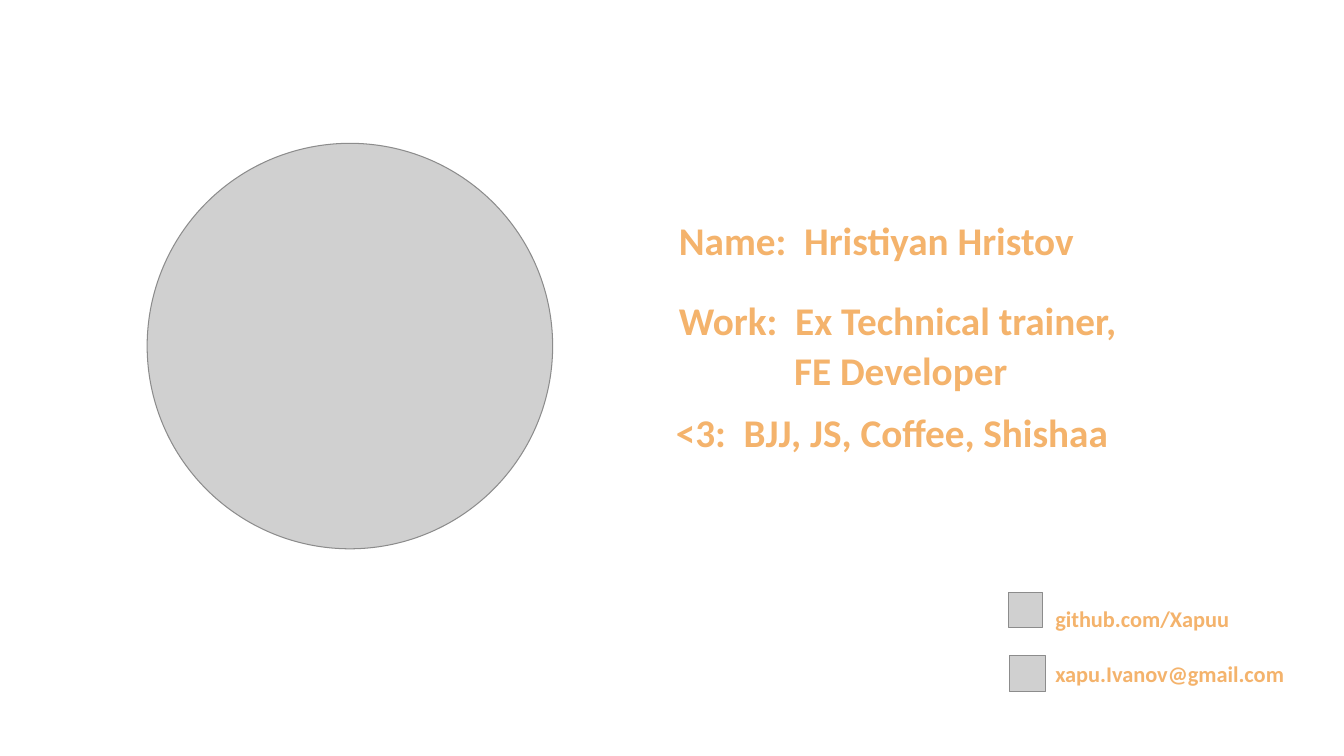
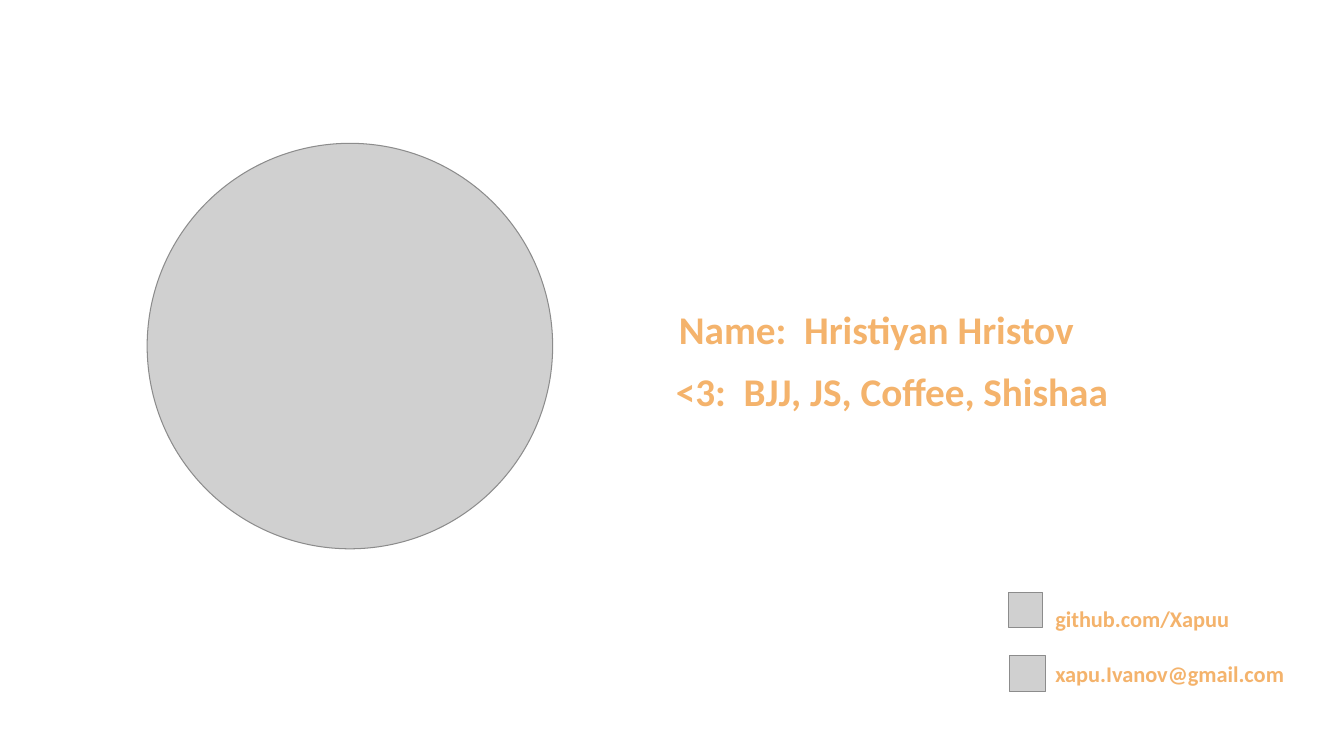
Before and after one commit to Xapuu/programingStuff, a slide deck: slide 1 of ngMeetup.pptx. Drawn at 1344x756 pixels with LibreOffice and Linux fonts; fonts in the diff are those of the drawing; grey boxes stand for pictures. Boxes give left, top, right and bottom in pixels: in the first picture for what was removed or moved away, otherwise in the second. Text is boxed around its words. In the diff, an @@ line names an element or a change of style, - is before the commit and + after.

```diff
--- a/ngMeetup.pptx
+++ b/ngMeetup.pptx
@@ text "Name: Hristiyan Hristov": place and size @@
-text "Name: Hristiyan Hristov" at (679,227,1074,261)
+text "Name: Hristiyan Hristov" at (679,316,1074,350)
@@ text removed at (679,307,1116,391) @@
-Work: Ex Technical trainer,
-FE Developer
@@ text "<3: BJJ, JS, Coffee, Shishaa": place and size @@
-text "<3: BJJ, JS, Coffee, Shishaa" at (676,419,1107,452)
+text "<3: BJJ, JS, Coffee, Shishaa" at (676,378,1107,411)
```
Also in this commit, not shown: 3 other slides changed.
